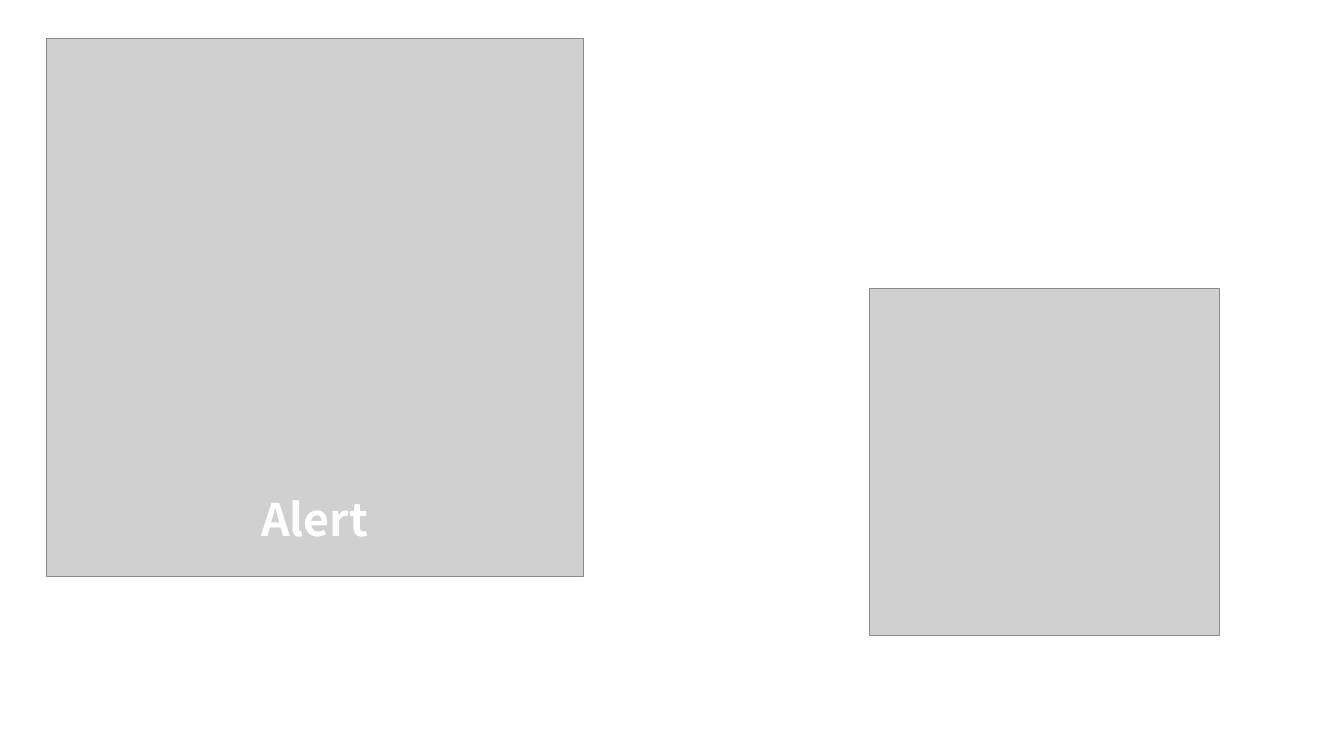
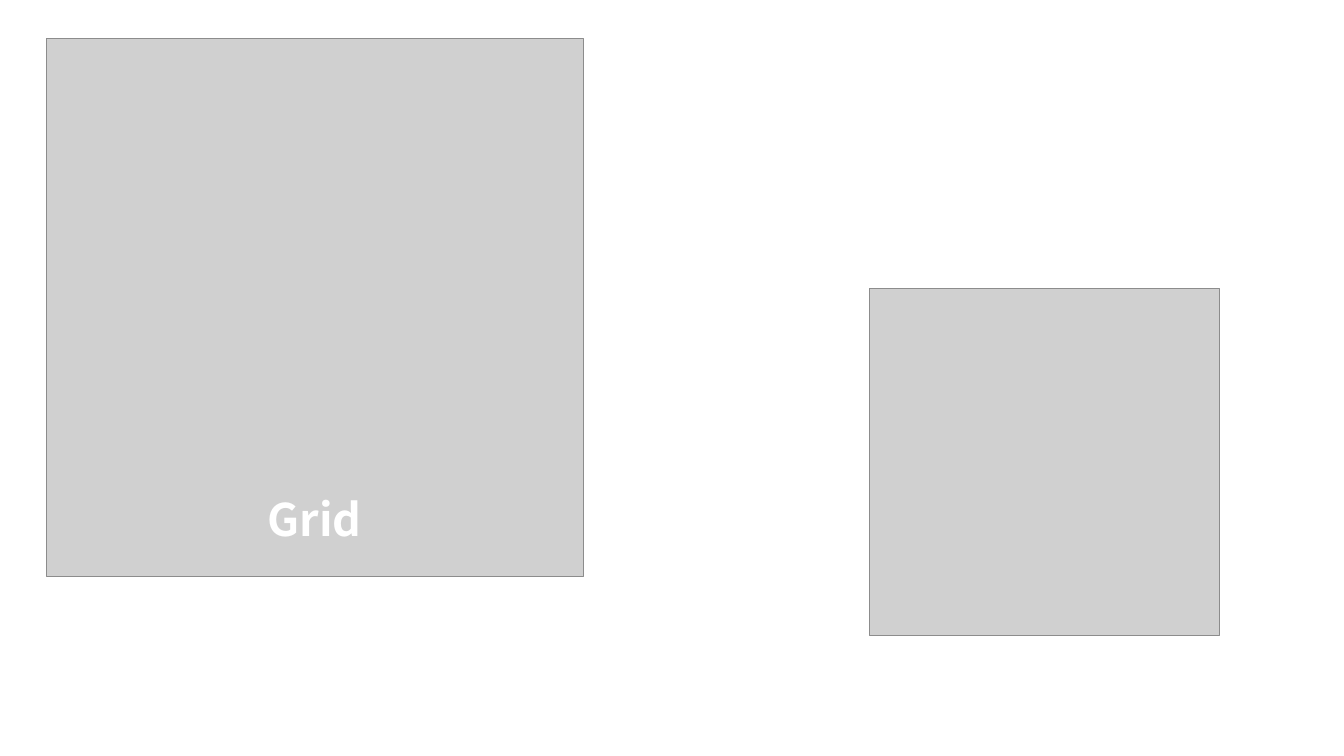
Before and after one commit to Seokhyeon-Park/icon-for-blog, a slide deck: slide 1 of icon.pptx. Drawn at 1344x756 pixels with LibreOffice and Linux fonts; fonts in the diff are those of the drawing; grey boxes stand for pictures. Boxes give left, top, right and bottom in pixels: in the first picture for what was removed or moved away, otherwise in the second. Text is boxed around its words. In the diff, an @@ line names an element or a change of style, - is before the commit and + after.

```diff
--- a/icon.pptx
+++ b/icon.pptx
@@ text at (x1=268, y1=500, x2=362, y2=536): text changed @@
-Alert
+Grid
```
